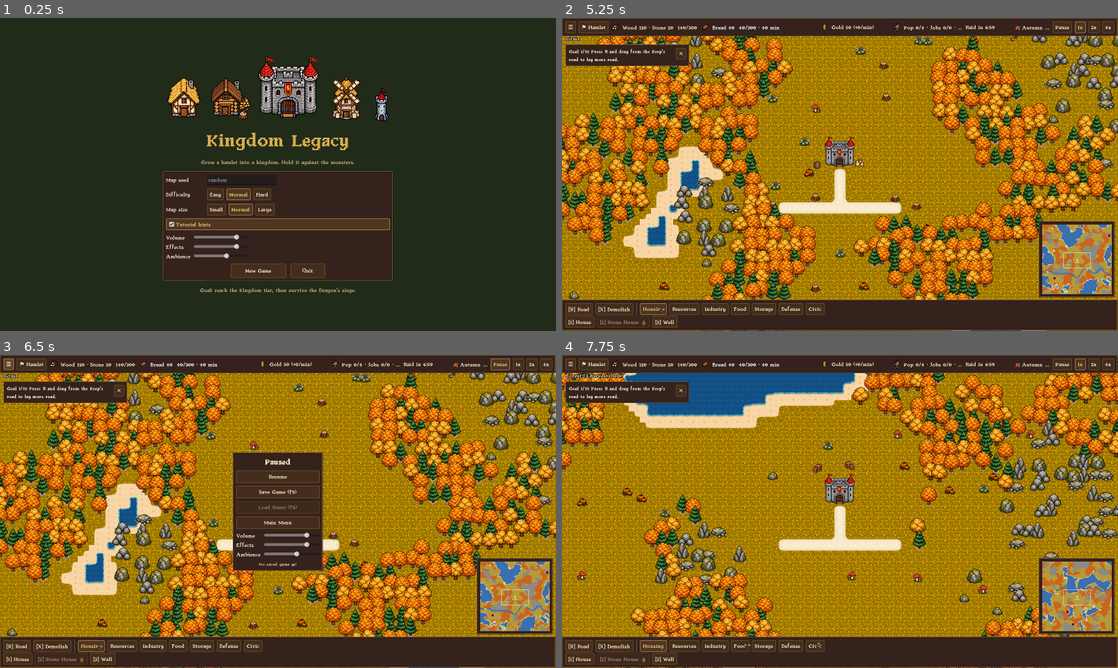
Above: before the commit, frames 1-4 (two rows, left to right).
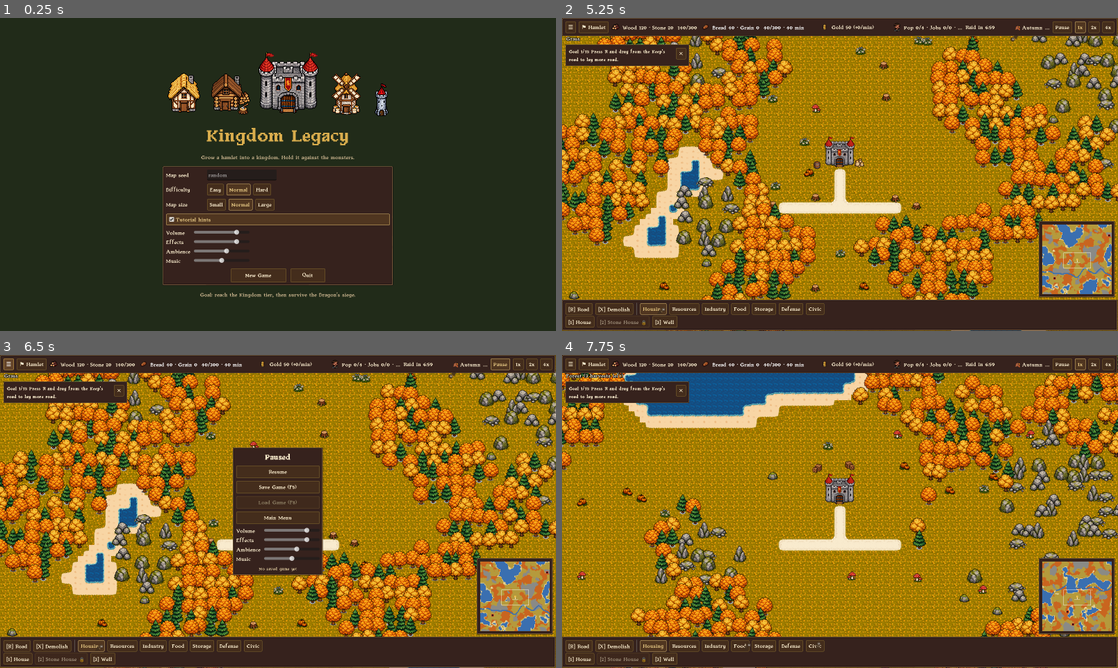
Above: after the commit, the same moments.

Repository: weilonprice/kingdom-legacy
Game: Godot game, scene res://scenes/menu.tscn
Two runs of this game, one before a commit and one after it. Both use one fixed random seed, a clock stepped at 60 frames per second and the inputs below.
Inputs:
- Up to frame 1 (0.25 s): no input
- Up to frame 2 (5.25 s): click "Easy" at 0.5 s; click "Easy" at 1.25 s; click "Normal" at 2 s; click "Normal" at 2.75 s; click "Normal" at 3.5 s; click "Normal" at 4.25 s; click "New Game" at 5 s
- Up to frame 3 (6.5 s): click "☰" at 5.75 s
- Up to frame 4 (7.75 s): click "Main Menu" at 6.5 s; click "New Game" at 7.25 s

The runs differ from the first frame. In frame 1, 8.3% of the frame differs, in the area x 29-71%, y 10-90%; in frame 2, less than 0.1%; in frame 3, 2.2%; in frame 4, less than 0.1%.

Commit message:
M17: grain storage and music composed in code
Grain storage:
- Wheat and flour are a new "grain" category with their own capacity
  (Keep, Granary, Warehouse accept it), so unground wheat never crowds out
  bread and fish. A Granary holds 150 food and 150 grain. The top bar
  shows grain next to food; the tooltip shows grain storage.
- Autoplayer builds granaries when grain fills up too. Same seeds: seed 7
  survived the full 90 minutes for the first time; no town starved.

Music (autoload Music):
- Instruments synthesized at startup (lute, recorder, pad, bass, bells,
  brass, drums, tom); a step sequencer; a composer that writes each 8-bar
  loop from a seed over a chord progression in a medieval mode.
- Moods: title, day, night, winter, raid, siege; crossfade on change,
  picked from raid phase, night and season. Music bus + slider.
- tools/music/preview.gd renders WAV previews of every mood.

Verify: sound-minimap checks the day mood and the switch to raid music;
music_mood / music_notes in snapshots. All 17 scenarios and the menu check
pass. Docs updated.

Co-Authored-By: Claude Opus 5.5 <noreply@anthropic.com>

Diff:
--- a/project.godot
+++ b/project.godot
@@ -19,6 +19,7 @@
 
 GameState="*res://scripts/autoload/game_state.gd"
 Sound="*res://scripts/autoload/sound.gd"
+Music="*res://scripts/autoload/music.gd"
 
 [display]
 
--- /dev/null
+++ b/scripts/autoload/music.gd
@@ -0,0 +1,214 @@
+extends Node
+## Background music (autoload "Music"), composed in code. Instruments are
+## synthesized once at startup (see Synth); a step sequencer plays them.
+## Each mood has a key, mode, tempo, chord progression and a set of voices;
+## the melody is re-rolled from a seed every loop so it never repeats
+## exactly. Moods crossfade when the game's situation changes.
+##   Music.set_mood("day" | "night" | "winter" | "raid" | "siege" | "title" | "")
+
+const MODES := {
+	"dorian": [0, 2, 3, 5, 7, 9, 10],
+	"aeolian": [0, 2, 3, 5, 7, 8, 10],
+	"mixolydian": [0, 2, 4, 5, 7, 9, 10],
+	"phrygian": [0, 1, 3, 5, 7, 8, 10],
+}
+## Chords are scale degrees (0 = the key's root), one per bar.
+const MOODS := {
+	"title": {"root": 55, "mode": "mixolydian", "bpm": 90, "chords": [0, 3, 6, 0, 4, 3, 6, 0],
+		"voices": ["lute", "melody", "bass", "pad"], "db": -6.0},
+	"day": {"root": 62, "mode": "dorian", "bpm": 100, "chords": [0, 6, 0, 4, 2, 6, 3, 0],
+		"voices": ["lute", "melody", "bass"], "db": -8.0},
+	"night": {"root": 57, "mode": "dorian", "bpm": 70, "chords": [0, 3, 0, 6, 0, 3, 4, 0],
+		"voices": ["pad", "sparse"], "db": -10.0},
+	"winter": {"root": 57, "mode": "aeolian", "bpm": 64, "chords": [0, 5, 2, 6, 0, 3, 4, 0],
+		"voices": ["pad", "bells"], "db": -9.0},
+	"raid": {"root": 50, "mode": "dorian", "bpm": 132, "chords": [0, 0, 6, 6, 5, 5, 6, 4],
+		"voices": ["drums", "ostinato", "brass"], "db": -6.0},
+	"siege": {"root": 45, "mode": "phrygian", "bpm": 120, "chords": [0, 1, 0, 6, 5, 1, 0, 0],
+		"voices": ["drums", "ostinato", "brass", "pad"], "db": -5.0},
+}
+const STEPS_PER_BAR := 8   # eighth notes in 4/4
+const BASE_MIDI := 60      # the instruments are rendered at middle C
+const POOL := 10
+
+var mood := ""
+## Notes played so far (for tests).
+var notes_played := 0
+
+var _instruments := {}
+var _players: Array[AudioStreamPlayer] = []
+var _next := 0
+var _pattern: Array = []   # per step: Array of [instrument, midi, volume_db]
+var _step := 0
+var _cycle := 0
+var _next_step_usec := 0
+var _pending := ""
+var _fade := 1.0
+
+
+func _ready() -> void:
+	process_mode = Node.PROCESS_MODE_ALWAYS
+	if AudioServer.get_bus_index("Music") < 0:
+		AudioServer.add_bus()
+		var idx := AudioServer.bus_count - 1
+		AudioServer.set_bus_name(idx, "Music")
+		AudioServer.set_bus_send(idx, "Master")
+	for i in POOL:
+		var p := AudioStreamPlayer.new()
+		p.bus = "Music"
+		add_child(p)
+		_players.append(p)
+	_build_instruments()
+
+
+func set_mood(new_mood: String) -> void:
+	if new_mood == mood and _pending == "":
+		return
+	if new_mood == _pending:
+		return
+	_pending = new_mood
+
+
+func _process(_delta: float) -> void:
+	var now := Time.get_ticks_usec()
+	# Fade out before switching moods, then start the new one on a bar line.
+	if _pending != "" or (_pending == "" and mood == "" and _fade < 1.0):
+		_fade = maxf(_fade - _delta / maxf(Engine.time_scale, 0.001) / 1.5, 0.0)
+		if _fade <= 0.0 or mood == "":
+			mood = _pending
+			_pending = ""
+			_step = 0
+			_cycle += 1
+			_pattern = _compose(mood, _cycle) if mood != "" else []
+			_fade = 1.0
+			_next_step_usec = now
+	if mood == "" or _pattern.is_empty() or now < _next_step_usec:
+		return
+	var def: Dictionary = MOODS[mood]
+	var step_usec := int(60.0 / def.bpm / 2.0 * 1_000_000.0)
+	_next_step_usec += step_usec
+	if now - _next_step_usec > step_usec * 4:
+		_next_step_usec = now + step_usec  # we fell behind (e.g. a hitch): resync
+	for note: Array in _pattern[_step]:
+		_play(note[0], note[1], note[2] + def.db + linear_to_db(maxf(_fade, 0.001)))
+	_step += 1
+	if _step >= _pattern.size():
+		_step = 0
+		_cycle += 1
+		_pattern = _compose(mood, _cycle)
+
+
+func _play(inst: String, midi: int, db: float) -> void:
+	var p := _players[_next]
+	_next = (_next + 1) % _players.size()
+	p.stream = _instruments[inst]
+	p.pitch_scale = pow(2.0, (midi - BASE_MIDI) / 12.0)
+	p.volume_db = db
+	p.play()
+	notes_played += 1
+
+
+# --- Composing ------------------------------------------------------------------
+
+## One loop (8 bars) of a mood as a list of steps, each a list of notes.
+func _compose(m: String, cycle: int) -> Array:
+	var def: Dictionary = MOODS[m]
+	var rng := RandomNumberGenerator.new()
+	rng.seed = hash(m) + cycle * 7919
+	var scale: Array = MODES[def.mode]
+	var root: int = def.root
+	var steps: Array = []
+	for i in def.chords.size() * STEPS_PER_BAR:
+		steps.append([])
+	var prev_melody := root + 12
+	for bar in def.chords.size():
+		var degree: int = int(def.chords[bar])
+		var chord := [_note(root, scale, degree), _note(root, scale, degree + 2), _note(root, scale, degree + 4)]
+		var at: int = bar * STEPS_PER_BAR
+		for voice: String in def.voices:
+			match voice:
+				"lute":
+					var arp := [0, 1, 2, 1, 3, 1, 2, 1]
+					for s in STEPS_PER_BAR:
+						var n: int = chord[arp[s]] if arp[s] < 3 else chord[0] + 12
+						steps[at + s].append(["lute", n, -4.0 if s % 2 == 0 else -7.0])
+				"bass":
+					steps[at].append(["bass", chord[0] - 12, -3.0])
+					steps[at + 4].append(["bass", chord[0] - 12 + (7 if rng.randf() < 0.5 else 0), -5.0])
+				"pad":
+					for n: int in chord:
+						steps[at].append(["pad", n, -9.0])
+				"melody":
+					# Strong beats on chord tones, a passing tone now and then.
+					for s in [0, 2, 3, 4, 6]:
+						if s != 0 and rng.randf() < 0.35:
+							continue
+						var target: int = chord[rng.randi_range(0, 2)] + 12
+						if s % 2 == 1 and rng.randf() < 0.5:
+							target = _nearest_scale(prev_melody + (1 if rng.randf() < 0.5 else -1), root, scale)
+						if target > 84:
+							target -= 12  # keep the recorder out of the shrill range
+						prev_melody = target
+						steps[at + s].append(["recorder", target, -5.0])
+				"sparse":
+					for s in STEPS_PER_BAR:
+						if rng.randf() < 0.22:
+							steps[at + s].append(["lute", chord[rng.randi_range(0, 2)] + 12, -8.0])
+				"bells":
+					for s in [0, 4]:
+						if rng.randf() < 0.6:
+							steps[at + s].append(["bell", chord[rng.randi_range(0, 2)] + 12, -8.0])
+				"drums":
+					for s in STEPS_PER_BAR:
+						if s % 4 == 0:
+							steps[at + s].append(["drum", 48, -2.0])
+						elif s % 2 == 0:
+							steps[at + s].append(["tom", 52, -6.0])
+						elif rng.randf() < 0.3:
+							steps[at + s].append(["tom", 55, -10.0])
+				"ostinato":
+					for s in STEPS_PER_BAR:
+						var n2: int = chord[0] - 12 + (7 if s in [6, 7] else 0)
+						steps[at + s].append(["bass", n2, -6.0])
+				"brass":
+					for s in [0, 3]:
+						for n: int in chord:
+							steps[at + s].append(["brass", n, -10.0])
+	return steps
+
+
+func _note(root: int, scale: Array, degree: int) -> int:
+	return root + scale[degree % 7] + 12 * int(degree / 7)
+
+
+func _nearest_scale(midi: int, root: int, scale: Array) -> int:
+	var rel := posmod(midi - root, 12)
+	var best: int = scale[0]
+	for s: int in scale:
+		if absi(s - rel) < absi(best - rel):
+			best = s
+	return midi - rel + best
+
+
+# --- Instruments -------------------------------------------------------------
+
+func _build_instruments() -> void:
+	var c4 := 261.63
+	_instruments = {
+		"lute": Synth.make([{"wave": "saw", "freq": c4, "dur": 1.2, "vol": 0.5, "attack": 0.003,
+				"release": 1.15, "lowpass": 0.22},
+			{"wave": "triangle", "freq": c4 * 2.0, "dur": 0.6, "vol": 0.15, "attack": 0.003, "release": 0.55}]),
+		"recorder": Synth.make([{"wave": "sine", "freq": c4, "dur": 0.8, "vol": 0.5, "attack": 0.05,
+				"release": 0.25, "vibrato": 5.0, "vib_depth": 0.006},
+			{"wave": "sine", "freq": c4 * 2.0, "dur": 0.8, "vol": 0.08, "attack": 0.05, "release": 0.25}]),
+		"pad": Synth.make([{"wave": "triangle", "freq": c4, "dur": 5.0, "vol": 0.4, "attack": 0.6, "release": 2.0},
+			{"wave": "sine", "freq": c4 * 2.0, "dur": 5.0, "vol": 0.12, "attack": 0.8, "release": 2.0}]),
+		"bass": Synth.make([{"wave": "triangle", "freq": c4, "dur": 0.5, "vol": 0.6, "attack": 0.005, "release": 0.35}]),
+		"bell": Synth.make([{"wave": "sine", "freq": c4, "dur": 2.0, "vol": 0.4, "attack": 0.002, "release": 1.9},
+			{"wave": "sine", "freq": c4 * 2.76, "dur": 1.2, "vol": 0.15, "attack": 0.002, "release": 1.1}]),
+		"brass": Synth.make([{"wave": "saw", "freq": c4, "dur": 0.45, "vol": 0.4, "attack": 0.03, "release": 0.2,
+				"lowpass": 0.3}]),
+		"drum": Synth.make([{"wave": "sine", "freq": 110, "freq_end": 45, "dur": 0.3, "vol": 0.9, "release": 0.25},
+			{"wave": "noise", "dur": 0.08, "vol": 0.3, "lowpass": 0.2}]),
+		"tom": Synth.make([{"wave": "sine", "freq": 220, "freq_end": 140, "dur": 0.2, "vol": 0.6, "release": 0.18}]),
+	}
--- a/scripts/autoload/sound.gd
+++ b/scripts/autoload/sound.gd
@@ -6,14 +6,14 @@
 ## with volumes saved in user://settings.cfg.
 
 const SETTINGS := "user://settings.cfg"
-const BUSES := ["Master", "SFX", "Ambience"]
+const BUSES := ["Master", "SFX", "Ambience", "Music"]
 const POOL := 12
 ## Sounds farther than this many pixels from the view centre are silent.
 const HEARING := 1400.0
 ## Minimum seconds between two plays of the same sound.
 const COOLDOWN := {"chop": 0.12, "pick": 0.12, "hit": 0.08, "arrow": 0.06, "step": 0.1}
 
-var volumes := {"Master": 0.8, "SFX": 0.8, "Ambience": 0.6}
+var volumes := {"Master": 0.8, "SFX": 0.8, "Ambience": 0.6, "Music": 0.5}
 ## Set by the game: where the camera is, the season and night.
 var listener := Vector2.ZERO
 var ambience_mode := ""   # "day", "night", "winter" or "" (silent)
@@ -87,7 +87,7 @@
 	grid.add_theme_constant_override("h_separation", 10)
 	for bus: String in BUSES:
 		var label := Label.new()
-		label.text = {"Master": "Volume", "SFX": "Effects", "Ambience": "Ambience"}[bus]
+		label.text = {"Master": "Volume", "SFX": "Effects", "Ambience": "Ambience", "Music": "Music"}[bus]
 		grid.add_child(label)
 		var slider := HSlider.new()
 		slider.min_value = 0.0
--- a/scripts/data/building_defs.gd
+++ b/scripts/data/building_defs.gd
@@ -26,7 +26,7 @@
 		"cost": {},
 		"color": Color(0.48, 0.42, 0.55),
 		"housing": 4,
-		"accepts": ["materials", "food"],
+		"accepts": ["materials", "food", "grain"],
 		"capacity": 300,
 		"hp": 800.0,
 		"flammable": false,
@@ -336,21 +336,21 @@
 	},
 	"warehouse": {
 		"name": "Warehouse",
-		"desc": "Large storage for both materials and food (250 each).",
+		"desc": "Large storage for materials, food and grain (250 each).",
 		"size": Vector2i(3, 2),
 		"cost": {"wood": 60, "stone": 40},
 		"color": Color(0.50, 0.42, 0.30),
-		"accepts": ["materials", "food"],
+		"accepts": ["materials", "food", "grain"],
 		"capacity": 250,
 		"hp": 400.0,
 	},
 	"granary": {
 		"name": "Granary",
-		"desc": "Stores 150 food (wheat, flour, bread, fish).",
+		"desc": "Stores 150 food (bread, fish) and 150 grain (wheat, flour).",
 		"size": Vector2i(2, 2),
 		"cost": {"wood": 30, "stone": 10},
 		"color": Color(0.82, 0.70, 0.45),
-		"accepts": ["food"],
+		"accepts": ["food", "grain"],
 		"capacity": 150,
 	},
 }
--- a/scripts/data/item_defs.gd
+++ b/scripts/data/item_defs.gd
@@ -9,15 +9,17 @@
 	"iron": {"name": "Iron", "category": "materials", "color": Color(0.62, 0.36, 0.28)},
 	"weapons": {"name": "Weapons", "category": "materials", "color": Color(0.80, 0.82, 0.88)},
 	"armor": {"name": "Armor", "category": "materials", "color": Color(0.45, 0.50, 0.62)},
-	"wheat": {"name": "Wheat", "category": "food", "color": Color(0.93, 0.80, 0.35)},
-	"flour": {"name": "Flour", "category": "food", "color": Color(0.97, 0.95, 0.88)},
+	"wheat": {"name": "Wheat", "category": "grain", "color": Color(0.93, 0.80, 0.35)},
+	"flour": {"name": "Flour", "category": "grain", "color": Color(0.97, 0.95, 0.88)},
 	"bread": {"name": "Bread", "category": "food", "color": Color(0.80, 0.52, 0.25), "edible": true},
 	"fish": {"name": "Fish", "category": "food", "color": Color(0.55, 0.70, 0.85), "edible": true},
 	"gold": {"name": "Gold", "category": "treasury", "color": Color(0.95, 0.80, 0.25)},
 }
 
 ## Categories limited by storage capacity.
-const CAPPED_CATEGORIES := ["materials", "food"]
+## "grain" (wheat, flour) has its own room so unground wheat never crowds
+## out edible food.
+const CAPPED_CATEGORIES := ["materials", "food", "grain"]
 const EDIBLE := ["bread", "fish"]
 
 
--- a/scripts/main.gd
+++ b/scripts/main.gd
@@ -124,10 +124,22 @@
 	Sound.listener = camera.position
 	Sound.ambience_mode = "" if GameState.game_over else (
 		"winter" if seasons.is_winter() and not world.is_night else ("night" if world.is_night else "day"))
+	Music.set_mood(_music_mood())
 	_autosave_timer -= delta
 	if _autosave_timer <= 0.0:
 		_autosave_timer = AUTOSAVE_INTERVAL
 		autosave()
+
+
+## Raids and the Dragon's siege outrank the time of day and season.
+func _music_mood() -> String:
+	if GameState.game_over:
+		return ""
+	if raids.phase == RaidDirector.Phase.ACTIVE:
+		return "siege" if raids.final_siege else "raid"
+	if world.is_night:
+		return "night"
+	return "winter" if seasons.is_winter() else "day"
 
 
 ## Manual save (F5 or the game menu).
--- a/scripts/ui/hud.gd
+++ b/scripts/ui/hud.gd
@@ -382,10 +382,12 @@
 	var pop := maxi(GameState.population, 1)
 	var minutes := GameState.edible_total() / float(pop) * CitizenManager.MEAL_INTERVAL / 60.0
 	var foods := ItemDefs.items_in("food")
-	_set_bar(_food_label, "%s  %d/%d · %.0f min" % [
-		_stock_text(foods, false), GameState.used("food"), GameState.capacity.get("food", 0), minutes],
-		"Food: %s\nStorage %d/%d\nAbout %.0f minutes of food for %d people" % [
-			_stock_text(foods, true), GameState.used("food"), GameState.capacity.get("food", 0), minutes, GameState.population])
+	var grains := ItemDefs.items_in("grain")
+	_set_bar(_food_label, "%s · Grain %d  %d/%d · %.0f min" % [
+		_stock_text(foods, false), GameState.used("grain"), GameState.used("food"), GameState.capacity.get("food", 0), minutes],
+		"Food: %s\nStorage %d/%d\nAbout %.0f minutes of food for %d people\n\nGrain for mills and bakeries: %s\nGrain storage %d/%d" % [
+			_stock_text(foods, true), GameState.used("food"), GameState.capacity.get("food", 0), minutes, GameState.population,
+			_stock_text(grains, true), GameState.used("grain"), GameState.capacity.get("grain", 0)])
 	_food_label.add_theme_color_override("font_color", Color(1, 0.45, 0.35) if minutes < 2.0 else Color.WHITE)
 	var upkeep := military.upkeep_per_minute() if military != null else 0
 	var tax := needs.tax_per_minute() if needs != null else 0
--- a/scripts/ui/main_menu.gd
+++ b/scripts/ui/main_menu.gd
@@ -140,6 +140,7 @@
 	buttons.add_child(quit)
 
 	Sound.ambience_mode = ""
+	Music.set_mood("title")
 	var goal := Label.new()
 	goal.text = "Goal: reach the Kingdom tier, then survive the Dragon's siege."
 	goal.horizontal_alignment = HORIZONTAL_ALIGNMENT_CENTER
--- a/tools/autoplay/autoplayer.gd
+++ b/tools/autoplay/autoplayer.gd
@@ -175,7 +175,7 @@
 		return
 	if _near_full("materials") and _try("stockpile" if tier < 2 else "warehouse"):
 		return
-	if _near_full("food") and _try("granary"):
+	if (_near_full("food") or _near_full("grain")) and _try("granary"):
 		return
 	# Tier requirements and services. Wells go where homes lack water (they
 	# are also the town's firefighting).
--- /dev/null
+++ b/tools/music/preview.gd
@@ -0,0 +1,56 @@
+extends SceneTree
+## Renders one loop of each music mood to a WAV file (offline mixdown of the
+## same instruments and patterns the game plays), for listening outside the
+## game:  godot --headless --path . -s res://tools/music/preview.gd -- --out=/tmp/music
+func _init() -> void:
+	var out := "/tmp/music"
+	for a in OS.get_cmdline_user_args():
+		if a.begins_with("--out="):
+			out = a.get_slice("=", 1)
+	DirAccess.make_dir_recursive_absolute(out)
+	var m = load("res://scripts/autoload/music.gd").new()
+	m._build_instruments()
+	var raw := {}
+	for inst in m._instruments:
+		var w: AudioStreamWAV = m._instruments[inst]
+		var f := PackedFloat32Array()
+		f.resize(w.data.size() / 2)
+		for i in f.size():
+			f[i] = w.data.decode_s16(i * 2) / 32768.0
+		raw[inst] = f
+	for mood in m.MOODS:
+		var def: Dictionary = m.MOODS[mood]
+		var pat: Array = m._compose(mood, 1) + m._compose(mood, 2)
+		var step: float = 60.0 / float(def.bpm) / 2.0
+		var n := int((pat.size() * step + 3.0) * Synth.RATE)
+		var mix := PackedFloat32Array()
+		mix.resize(n)
+		for si in pat.size():
+			for note in pat[si]:
+				var src: PackedFloat32Array = raw[note[0]]
+				var ratio: float = pow(2.0, (note[1] - m.BASE_MIDI) / 12.0)
+				var gain: float = db_to_linear(note[2] + def.db)
+				var start := int(si * step * Synth.RATE)
+				var pos := 0.0
+				var k := start
+				while pos < src.size() - 1 and k < n:
+					var i0 := int(pos)
+					mix[k] += lerpf(src[i0], src[i0 + 1], pos - i0) * gain
+					pos += ratio
+					k += 1
+		var peak := 0.0
+		for v in mix:
+			peak = maxf(peak, absf(v))
+		var g := 0.9 / peak if peak > 0.0 else 1.0
+		var data := PackedByteArray()
+		data.resize(n * 2)
+		for i in n:
+			data.encode_s16(i * 2, int(clampf(mix[i] * g, -1.0, 1.0) * 32767.0))
+		var wav := AudioStreamWAV.new()
+		wav.format = AudioStreamWAV.FORMAT_16_BITS
+		wav.mix_rate = Synth.RATE
+		wav.data = data
+		wav.save_to_wav("%s/music_%s.wav" % [out, mood])
+		print("rendered %s (%.1fs)" % [mood, n / float(Synth.RATE)])
+	m.free()
+	quit()
--- a/tools/verify/driver.gd
+++ b/tools/verify/driver.gd
@@ -440,6 +440,8 @@
 		"camera_tile": [world.world_to_tile(main.camera.position).x, world.world_to_tile(main.camera.position).y],
 		"minimap_visible": main.hud._minimap.visible,
 		"sounds": Sound.played.duplicate(),
+		"music_mood": Music.mood,
+		"music_notes": Music.notes_played,
 		"bridges": world.roads.keys().filter(func(t: Vector2i) -> bool: return world.is_bridge(t)).size(),
 		"bridges_walkable": world.roads.keys().all(func(t: Vector2i) -> bool: return world.is_walkable(t)),
 		"season": main.seasons.current(),
@@ -514,7 +516,7 @@
 	for id: String in expect.get("buildings_max", {}):
 		if s.buildings.get(id, 0) > int(expect.buildings_max[id]):
 			problems.append("%s count %d > %d" % [id, s.buildings.get(id, 0), expect.buildings_max[id]])
-	for key in ["tier", "raid_phase", "build_mode", "selected_building", "season"]:
+	for key in ["tier", "raid_phase", "build_mode", "selected_building", "season", "music_mood"]:
 		if expect.has(key) and s[key] != expect[key]:
 			problems.append("%s '%s' != '%s'" % [key, s[key], expect[key]])
 	if expect.has("text") and not s.visible_text.any(func(t: String) -> bool: return expect.text in t):
@@ -616,7 +618,7 @@
 ## or a kingdom resource total.
 func _metric(s: Dictionary, key: String) -> float:
 	if key in ["population", "roads", "happiness", "villagers_awake", "enemies", "burning", "lairs",
-			"villagers_fighting", "boss_hp", "bridges"]:
+			"villagers_fighting", "boss_hp", "bridges", "music_notes"]:
 		return float(s[key])
 	return float(s.resources.get(key, 0))
 
--- a/tools/verify/scenarios/sound-minimap.json
+++ b/tools/verify/scenarios/sound-minimap.json
@@ -1,5 +1,6 @@
 [
   {"expect": {"minimap_visible": true}},
+  {"wait_until": {"music_mood": "day", "min": {"music_notes": 5}}, "timeout": 10},
   {"screenshot": "00-minimap"},
   {"click_minimap": [0.25, 0.25]},
   {"expect": {"camera_near": [32, 32, 3]}},
@@ -28,8 +29,10 @@
   {"wait_until": {"sounds_min": {"chop": 1}}, "timeout": 60},
   {"key": "F9"},
   {"wait_until": {"raid_phase": "WARNING"}, "timeout": 10},
+  {"wait_until": {"raid_phase": "ACTIVE"}, "timeout": 30},
+  {"wait_until": {"music_mood": "raid"}, "timeout": 10},
   {"expect": {"sounds_min": {"horn": 1}}},
-  {"click_button": "☰"},
+  {"click_button": "\u2630"},
   {"expect": {"text": "Effects"}},
   {"screenshot": "01-menu-volume"},
   {"click_button": "Resume"},
Not shown, changed: design.txt
Not shown, changed: roadmap.txt
Not shown, added: scripts/autoload/music.gd.uid
Not shown, added: tools/music/preview.gd.uid
Not shown, changed: .claude/skills/verify-kingdom-legacy/features/sound-minimap.md
Not shown, changed: README.md
Not shown, changed: tools/autoplay/README.md
